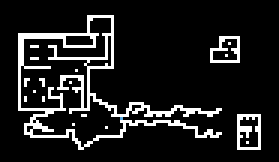
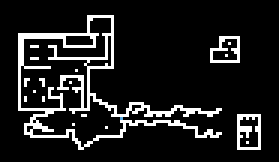
Layer changes from the first 279 x 162 image to the second:
painted on "parede" (3rd of 3, in "MAPA PRINCIPAL") over 69, 111, 75, 114
